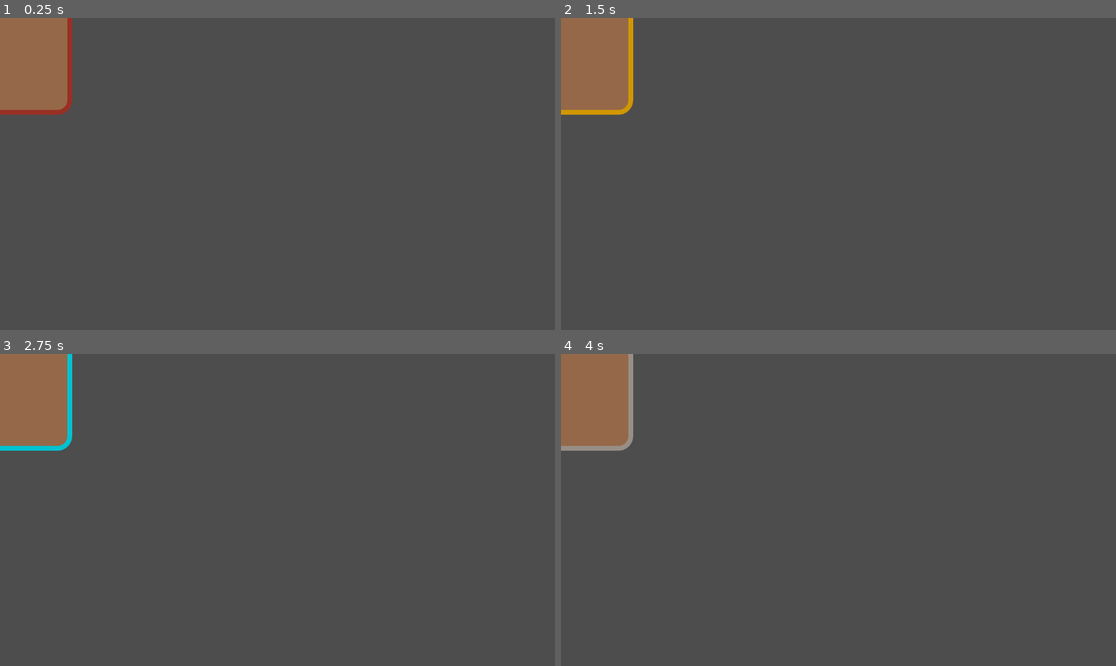
Above: before the commit, frames 1-4 (two rows, left to right).
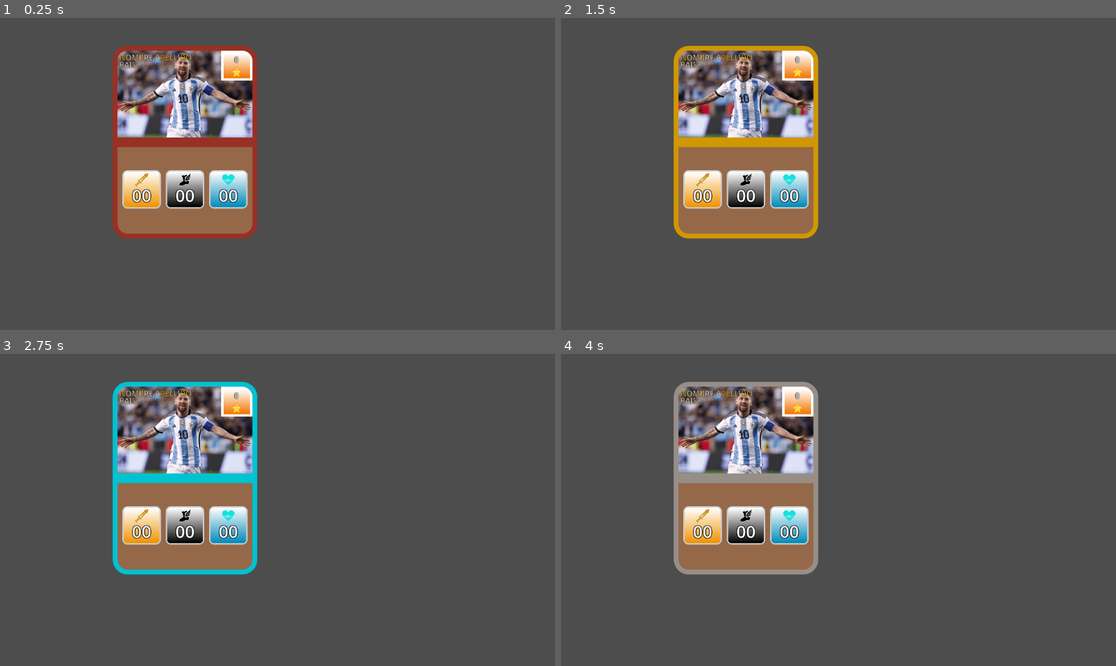
Above: after the commit, the same moments.

Repository: albanofazzito/Garayzar_Fazzito-Offside
Game: Godot game, scene res://Escenas/Carta.tscn
Two runs of this game, one before a commit and one after it. Both use one fixed random seed, a clock stepped at 60 frames per second and the inputs below.
Inputs (mouse positions are in pixels of both pictures, inside the frame that each line leads up to):
- Up to frame 1 (0.25 s): no input
- Up to frame 2 (1.5 s): tap Enter at 0.5 s; move the mouse to (960, 158) at 0.52 s; click (960, 158) at 0.67 s; tap Space at 1.25 s; move the mouse to (727, 189) at 1.27 s; click (727, 189) at 1.42 s
- Up to frame 3 (2.75 s): tap Enter at 2 s; move the mouse to (333, 441) at 2.02 s; click (333, 441) at 2.17 s
- Up to frame 4 (4 s): tap Space at 2.75 s; move the mouse to (810, 572) at 2.77 s; click (810, 572) at 2.92 s; tap Enter at 3.5 s; move the mouse to (1005, 556) at 3.52 s; click (1005, 556) at 3.67 s

The runs differ from the first frame. In frame 1, 19% of the frame differs, in the area x 0-47%, y 0-71%; in frame 2, 19%; in frame 3, 19%; in frame 4, 19%.

Commit message:
Se completo un prototipo de la parte delantera de la carta

Diff:
--- a/offside/Escenas/Carta.tscn
+++ b/offside/Escenas/Carta.tscn
@@ -1,6 +1,14 @@
 [gd_scene format=3 uid="uid://clunaetn2y7ld"]
 
 [ext_resource type="Script" uid="uid://b3yltocih240k" path="res://Scripts/Carta.gd" id="1_jopjk"]
+[ext_resource type="Texture2D" uid="uid://cmxkbnqmlrmk0" path="res://Sprites/Paises/Argentina/Futbolistas/Capitan/messi.png" id="2_lrvte"]
+[ext_resource type="Shader" uid="uid://b2063q262o3jp" path="res://Scripts/Carta.gdshader" id="2_srhn1"]
+[ext_resource type="Shader" uid="uid://duesf3x8ofuf6" path="res://Scripts/CartaJugador.gdshader" id="4_u7gos"]
+[ext_resource type="Shader" uid="uid://laj1l6kx5r0v" path="res://Scripts/CartaStat.gdshader" id="4_vy5sh"]
+[ext_resource type="Texture2D" uid="uid://6godnb1rkm3r" path="res://Sprites/Iconos/estrella-icon.png" id="5_66sx7"]
+[ext_resource type="Texture2D" uid="uid://do3w1fnkdcl2h" path="res://Sprites/Iconos/ataque-icon.png" id="5_tlt12"]
+[ext_resource type="Texture2D" uid="uid://6ypxqd7qx4or" path="res://Sprites/Iconos/velocidad-icon.png" id="6_u7gos"]
+[ext_resource type="Texture2D" uid="uid://rpqrohrpk3an" path="res://Sprites/Iconos/vida-icon.png" id="8_66sx7"]
 
 [sub_resource type="StyleBoxFlat" id="StyleBoxFlat_lrvte"]
 bg_color = Color(0.58321434, 0.40778616, 0.28473654, 1)
@@ -14,6 +22,102 @@
 corner_radius_bottom_right = 30
 corner_radius_bottom_left = 30
 
+[sub_resource type="ShaderMaterial" id="ShaderMaterial_mlirv"]
+shader = ExtResource("2_srhn1")
+shader_parameter/radius = 20.0
+
+[sub_resource type="StyleBoxFlat" id="StyleBoxFlat_u7gos"]
+bg_color = Color(0.59607846, 0.62352943, 0.40392157, 0)
+border_width_left = 5
+border_width_top = 5
+border_width_right = 5
+border_width_bottom = 5
+border_color = Color(1, 1, 1, 1)
+corner_radius_top_right = 20
+
+[sub_resource type="ShaderMaterial" id="ShaderMaterial_66sx7"]
+shader = ExtResource("4_vy5sh")
+shader_parameter/top_left = 0.0
+shader_parameter/top_right = 17.50000083125
+shader_parameter/bottom_left = 0.0
+shader_parameter/bottom_right = 0.0
+
+[sub_resource type="Gradient" id="Gradient_louod"]
+colors = PackedColorArray(0.94725245, 0.4581442, 0, 1, 1, 1, 1, 1)
+
+[sub_resource type="GradientTexture2D" id="GradientTexture2D_b4dmy"]
+gradient = SubResource("Gradient_louod")
+fill_from = Vector2(0.5, 1)
+fill_to = Vector2(0.5, 0)
+
+[sub_resource type="ShaderMaterial" id="ShaderMaterial_b4dmy"]
+shader = ExtResource("4_u7gos")
+shader_parameter/color_inicio = Color(0.99287206, 0.7267707, 7.70092e-07, 1)
+shader_parameter/color_fin = Color(1, 1, 1, 1)
+
+[sub_resource type="StyleBoxFlat" id="StyleBoxFlat_66sx7"]
+bg_color = Color(0.95462483, 0.5308274, 0, 1)
+border_width_left = 3
+border_width_top = 3
+border_width_right = 3
+border_width_bottom = 3
+corner_radius_top_left = 10
+corner_radius_top_right = 10
+corner_radius_bottom_right = 10
+corner_radius_bottom_left = 10
+
+[sub_resource type="ShaderMaterial" id="ShaderMaterial_louod"]
+shader = ExtResource("4_vy5sh")
+shader_parameter/top_left = 6.000000285
+shader_parameter/top_right = 6.000000285
+shader_parameter/bottom_left = 6.000000285
+shader_parameter/bottom_right = 6.000000285
+
+[sub_resource type="Gradient" id="Gradient_b4dmy"]
+colors = PackedColorArray(0.9372549, 0.5803922, 0, 1, 1, 1, 1, 1)
+
+[sub_resource type="GradientTexture2D" id="GradientTexture2D_76m3i"]
+gradient = SubResource("Gradient_b4dmy")
+fill_from = Vector2(0.53276354, 1)
+fill_to = Vector2(0.5099715, 0)
+
+[sub_resource type="StyleBoxFlat" id="StyleBoxFlat_yjb5q"]
+bg_color = Color(1, 1, 1, 1)
+border_width_left = 3
+border_width_top = 3
+border_width_right = 3
+border_width_bottom = 3
+corner_radius_top_left = 10
+corner_radius_top_right = 10
+corner_radius_bottom_right = 10
+corner_radius_bottom_left = 10
+
+[sub_resource type="Gradient" id="Gradient_h8fyd"]
+
+[sub_resource type="GradientTexture2D" id="GradientTexture2D_njmkq"]
+gradient = SubResource("Gradient_h8fyd")
+fill_from = Vector2(0.53276354, 1)
+fill_to = Vector2(0.5099715, 0)
+
+[sub_resource type="StyleBoxFlat" id="StyleBoxFlat_e8jom"]
+bg_color = Color(2.5027991e-06, 0.538164, 0.4816783, 1)
+border_width_left = 3
+border_width_top = 3
+border_width_right = 3
+border_width_bottom = 3
+corner_radius_top_left = 10
+corner_radius_top_right = 10
+corner_radius_bottom_right = 10
+corner_radius_bottom_left = 10
+
+[sub_resource type="Gradient" id="Gradient_kl7se"]
+colors = PackedColorArray(2.0214916e-06, 0.5455323, 0.72563684, 1, 1, 1, 1, 1)
+
+[sub_resource type="GradientTexture2D" id="GradientTexture2D_yyyga"]
+gradient = SubResource("Gradient_kl7se")
+fill_from = Vector2(0.53276354, 1)
+fill_to = Vector2(0.5099715, 0)
+
 [node name="Node2D" type="Node2D" unique_id=1589700394]
 script = ExtResource("1_jopjk")
 
@@ -23,17 +127,253 @@
 anchor_top = 0.5
 anchor_right = 0.5
 anchor_bottom = 0.5
+offset_left = 234.0
+offset_top = 58.0
+offset_right = 534.0
+offset_bottom = 458.0
+grow_horizontal = 2
+grow_vertical = 2
+theme_override_styles/panel = SubResource("StyleBoxFlat_lrvte")
+
+[node name="Jugador" type="TextureRect" parent="Base" unique_id=238729905]
+material = SubResource("ShaderMaterial_mlirv")
+layout_mode = 0
+offset_left = 10.0
+offset_top = 10.0
+offset_right = 290.0
+offset_bottom = 190.0
+texture = ExtResource("2_lrvte")
+expand_mode = 1
+stretch_mode = 1
+
+[node name="RecipienteEstrellas" type="Panel" parent="Base" unique_id=620832900]
+layout_mode = 0
+offset_left = 225.0
+offset_top = 10.0
+offset_right = 290.0
+offset_bottom = 72.0
+theme_override_styles/panel = SubResource("StyleBoxFlat_u7gos")
+
+[node name="FondoEstrellas" type="TextureRect" parent="Base/RecipienteEstrellas" unique_id=1317581235]
+material = SubResource("ShaderMaterial_66sx7")
+layout_mode = 1
+anchors_preset = 8
+anchor_left = 0.5
+anchor_top = 0.5
+anchor_right = 0.5
+anchor_bottom = 0.5
+offset_left = -27.5
+offset_top = -26.0
+offset_right = 41.249992
+offset_bottom = 39.0
+grow_horizontal = 2
+grow_vertical = 2
+scale = Vector2(0.8, 0.8)
+texture = SubResource("GradientTexture2D_b4dmy")
+
+[node name="EstrellaIcon" type="Sprite2D" parent="Base/RecipienteEstrellas" unique_id=1691656277]
+position = Vector2(32, 45)
+scale = Vector2(0.02, 0.02)
+texture = ExtResource("5_66sx7")
+
+[node name="Label" type="Label" parent="Base/RecipienteEstrellas" unique_id=1647795535]
+layout_mode = 0
+offset_left = 27.0
+offset_top = 7.0
+offset_right = 37.0
+offset_bottom = 30.0
+theme_override_constants/outline_size = 3
+text = "0"
+
+[node name="InfoJugador" type="Label" parent="Base" unique_id=444611413]
+material = SubResource("ShaderMaterial_b4dmy")
+layout_mode = 0
+offset_left = 14.0
+offset_top = 12.0
+offset_right = 145.0
+offset_bottom = 61.0
+theme_override_constants/line_spacing = -8
+text = "NOMBRE APELLIDO
+PAIS"
+
+[node name="InfoJugadorBorde" type="Label" parent="Base" unique_id=383395657]
+layout_mode = 0
+offset_left = 14.0
+offset_top = 12.0
+offset_right = 145.0
+offset_bottom = 61.0
+theme_override_colors/font_color = Color(1, 1, 1, 0)
+theme_override_colors/font_outline_color = Color(0, 0, 0, 1)
+theme_override_constants/line_spacing = -8
+theme_override_constants/outline_size = 1
+theme_override_font_sizes/font_size = 16
+text = "NOMBRE APELLIDO
+PAIS"
+
+[node name="Divisor" type="ColorRect" parent="Base" unique_id=1561029248]
+layout_mode = 1
+anchors_preset = 8
+anchor_left = 0.5
+anchor_top = 0.5
+anchor_right = 0.5
+anchor_bottom = 0.5
 offset_left = -150.0
-offset_top = -199.0
+offset_top = -10.0
 offset_right = 150.0
-offset_bottom = 201.0
-grow_horizontal = 2
-grow_vertical = 2
-theme_override_styles/panel = SubResource("StyleBoxFlat_lrvte")
-
-[node name="TextureRect" type="TextureRect" parent="Base" unique_id=238729905]
-layout_mode = 0
-offset_left = 19.0
-offset_top = 10.0
-offset_right = 283.0
-offset_bottom = 200.0
+offset_bottom = 10.0
+grow_horizontal = 2
+grow_vertical = 2
+color = Color(0.6, 0.1882353, 0.14117648, 1)
+
+[node name="Stats" type="HBoxContainer" parent="Base" unique_id=352277114]
+layout_mode = 0
+offset_left = 10.0
+offset_top = 210.0
+offset_right = 290.0
+offset_bottom = 387.0
+theme_override_constants/separation = 10
+alignment = 1
+
+[node name="CajaAtaque" type="Panel" parent="Base/Stats" unique_id=187334167]
+custom_minimum_size = Vector2(80, 80)
+layout_direction = 2
+layout_mode = 2
+size_flags_horizontal = 0
+size_flags_vertical = 4
+theme_override_styles/panel = SubResource("StyleBoxFlat_66sx7")
+
+[node name="TextureRect" type="TextureRect" parent="Base/Stats/CajaAtaque" unique_id=1287885979]
+material = SubResource("ShaderMaterial_louod")
+layout_mode = 1
+anchors_preset = 15
+anchor_right = 1.0
+anchor_bottom = 1.0
+offset_left = 3.0
+offset_top = 3.0
+offset_right = -3.0
+offset_bottom = -3.0
+grow_horizontal = 2
+grow_vertical = 2
+texture = SubResource("GradientTexture2D_76m3i")
+
+[node name="NumeroAtaque" type="Label" parent="Base/Stats/CajaAtaque" unique_id=1105580320]
+layout_mode = 1
+anchors_preset = 8
+anchor_left = 0.5
+anchor_top = 0.5
+anchor_right = 0.5
+anchor_bottom = 0.5
+offset_left = -25.5
+offset_top = -12.5
+offset_right = 25.5
+offset_bottom = 36.5
+grow_horizontal = 2
+grow_vertical = 2
+theme_override_colors/font_color = Color(1, 1, 1, 1)
+theme_override_colors/font_outline_color = Color(0, 0, 0, 1)
+theme_override_constants/outline_size = 5
+theme_override_font_sizes/font_size = 35
+text = "00"
+horizontal_alignment = 1
+vertical_alignment = 1
+
+[node name="AtaqueIcon" type="Sprite2D" parent="Base/Stats/CajaAtaque" unique_id=389421774]
+position = Vector2(40, 20)
+scale = Vector2(0.05, 0.05)
+texture = ExtResource("5_tlt12")
+
+[node name="CajaVelocidad" type="Panel" parent="Base/Stats" unique_id=48889624]
+custom_minimum_size = Vector2(80, 80)
+layout_direction = 2
+layout_mode = 2
+size_flags_horizontal = 0
+size_flags_vertical = 4
+theme_override_styles/panel = SubResource("StyleBoxFlat_yjb5q")
+
+[node name="TextureRect" type="TextureRect" parent="Base/Stats/CajaVelocidad" unique_id=791551687]
+material = SubResource("ShaderMaterial_louod")
+layout_mode = 1
+anchors_preset = 15
+anchor_right = 1.0
+anchor_bottom = 1.0
+offset_left = 3.0
+offset_top = 3.0
+offset_right = -3.0
+offset_bottom = -3.0
+grow_horizontal = 2
+grow_vertical = 2
+texture = SubResource("GradientTexture2D_njmkq")
+
+[node name="NumeroVelocidad" type="Label" parent="Base/Stats/CajaVelocidad" unique_id=1915790036]
+layout_mode = 1
+anchors_preset = 8
+anchor_left = 0.5
+anchor_top = 0.5
+anchor_right = 0.5
+anchor_bottom = 0.5
+offset_left = -25.5
+offset_top = -12.5
+offset_right = 25.5
+offset_bottom = 36.5
+grow_horizontal = 2
+grow_vertical = 2
+theme_override_colors/font_color = Color(1, 1, 1, 1)
+theme_override_colors/font_outline_color = Color(0, 0, 0, 1)
+theme_override_constants/outline_size = 5
+theme_override_font_sizes/font_size = 35
+text = "00"
+horizontal_alignment = 1
+vertical_alignment = 1
+
+[node name="VelocidadIcon" type="Sprite2D" parent="Base/Stats/CajaVelocidad" unique_id=1723069616]
+position = Vector2(40, 20)
+scale = Vector2(0.05, 0.05)
+texture = ExtResource("6_u7gos")
+
+[node name="CajaDefensa" type="Panel" parent="Base/Stats" unique_id=81480942]
+custom_minimum_size = Vector2(80, 80)
+layout_direction = 2
+layout_mode = 2
+size_flags_horizontal = 0
+size_flags_vertical = 4
+theme_override_styles/panel = SubResource("StyleBoxFlat_e8jom")
+
+[node name="TextureRect" type="TextureRect" parent="Base/Stats/CajaDefensa" unique_id=979995550]
+material = SubResource("ShaderMaterial_louod")
+layout_mode = 1
+anchors_preset = 15
+anchor_right = 1.0
+anchor_bottom = 1.0
+offset_left = 3.0
+offset_top = 3.0
+offset_right = -3.0
+offset_bottom = -3.0
+grow_horizontal = 2
+grow_vertical = 2
+texture = SubResource("GradientTexture2D_yyyga")
+
+[node name="NumeroDefensa" type="Label" parent="Base/Stats/CajaDefensa" unique_id=1903586197]
+layout_mode = 1
+anchors_preset = 8
+anchor_left = 0.5
+anchor_top = 0.5
+anchor_right = 0.5
+anchor_bottom = 0.5
+offset_left = -25.5
+offset_top = -12.5
+offset_right = 25.5
+offset_bottom = 36.5
+grow_horizontal = 2
+grow_vertical = 2
+theme_override_colors/font_color = Color(1, 1, 1, 1)
+theme_override_colors/font_outline_color = Color(0, 0, 0, 1)
+theme_override_constants/outline_size = 5
+theme_override_font_sizes/font_size = 35
+text = "00"
+horizontal_alignment = 1
+vertical_alignment = 1
+
+[node name="VidaIcon" type="Sprite2D" parent="Base/Stats/CajaDefensa" unique_id=774502272]
+position = Vector2(40, 20)
+scale = Vector2(0.05, 0.05)
+texture = ExtResource("8_66sx7")
--- /dev/null
+++ b/offside/Escenas/Nivel.tscn
@@ -0,0 +1,3 @@
+[gd_scene format=3 uid="uid://cptmni1ap2q84"]
+
+[node name="Node2D" type="Node2D" unique_id=92363096]
--- a/offside/Scripts/Carta.gd
+++ b/offside/Scripts/Carta.gd
@@ -5,6 +5,7 @@
 const COLORES_CALIDAD= {Calidad.BRONCE: Color("#993024"), Calidad.PLATA: Color("#978f87"), Calidad.ORO: Color("#d19700"), Calidad.CAPITAN: Color("#00c2d1")}
 
 var calidad_actual: Calidad= Calidad.BRONCE
+
 
 func _input(event):
 	if event is InputEventMouseButton:
@@ -16,3 +17,4 @@
 	var stylebox= $Base.get_theme_stylebox("panel").duplicate()
 	stylebox.border_color= COLORES_CALIDAD[calidad]
 	$Base.add_theme_stylebox_override("panel", stylebox)
+	$Base/Divisor.color= COLORES_CALIDAD[calidad]
--- /dev/null
+++ b/offside/Scripts/Carta.gdshader
@@ -0,0 +1,22 @@
+shader_type canvas_item;
+
+uniform float radius : hint_range(0.0, 300.0) = 20.0;
+
+void fragment() {
+    vec2 size = 1.0 / TEXTURE_PIXEL_SIZE;
+    vec2 px = UV * size;
+    vec4 color = texture(TEXTURE, UV);
+
+    if (px.x < radius && px.y < radius) {
+        if (length(px - vec2(radius, radius)) > radius) {
+            color.a = 0.0;
+        }
+    }
+    if (px.x > size.x - radius && px.y < radius) {
+        if (length(px - vec2(size.x - radius, radius)) > radius) {
+            color.a = 0.0;
+        }
+    }
+
+    COLOR = color;
+}
--- /dev/null
+++ b/offside/Scripts/CartaJugador.gdshader
@@ -0,0 +1,11 @@
+shader_type canvas_item;
+
+uniform vec4 color_inicio : source_color = vec4(0.0, 0.8, 1.0, 1.0);
+uniform vec4 color_fin    : source_color = vec4(1.0, 0.0, 0.3, 1.0);
+
+void fragment() {
+    vec4 texto = texture(TEXTURE, UV);
+    if (texto.a < 0.01) discard;
+    vec4 degradado = mix(color_inicio, color_fin, UV.x);
+    COLOR = vec4(degradado.rgb, texto.a);
+}
--- /dev/null
+++ b/offside/Scripts/CartaStat.gdshader
@@ -0,0 +1,26 @@
+shader_type canvas_item;
+
+uniform float top_left     : hint_range(0.0, 300.0) = 20.0;
+uniform float top_right    : hint_range(0.0, 300.0) = 20.0;
+uniform float bottom_left  : hint_range(0.0, 300.0) = 20.0;
+uniform float bottom_right : hint_range(0.0, 300.0) = 20.0;
+
+void fragment() {
+    vec2 size = 1.0 / TEXTURE_PIXEL_SIZE;
+    vec2 px = UV * size;
+    vec4 color = texture(TEXTURE, UV);
+
+    if (px.x < top_left && px.y < top_left)
+        if (length(px - vec2(top_left)) > top_left) color.a = 0.0;
+
+    if (px.x > size.x - top_right && px.y < top_right)
+        if (length(px - vec2(size.x - top_right, top_right)) > top_right) color.a = 0.0;
+
+    if (px.x < bottom_left && px.y > size.y - bottom_left)
+        if (length(px - vec2(bottom_left, size.y - bottom_left)) > bottom_left) color.a = 0.0;
+
+    if (px.x > size.x - bottom_right && px.y > size.y - bottom_right)
+        if (length(px - vec2(size.x - bottom_right, size.y - bottom_right)) > bottom_right) color.a = 0.0;
+
+    COLOR = color;
+}
Not shown, added: offside/Scripts/Carta.gdshader.uid
Not shown, added: offside/Scripts/CartaJugador.gdshader.uid
Not shown, added: offside/Scripts/CartaStat.gdshader.uid
Binary file added: offside/Sprites/Iconos/ataque-icon.png
Not shown, added: offside/Sprites/Iconos/ataque-icon.png.import
Binary file added: offside/Sprites/Iconos/estrella-icon.png
Not shown, added: offside/Sprites/Iconos/estrella-icon.png.import
Binary file added: offside/Sprites/Iconos/velocidad-icon.png
Not shown, added: offside/Sprites/Iconos/velocidad-icon.png.import
Binary file added: offside/Sprites/Iconos/vida-icon.png
Not shown, added: offside/Sprites/Iconos/vida-icon.png.import
Binary file added: offside/Sprites/Paises/Argentina/Futbolistas/Capitan/messi.png
(and 1 more such lines)
